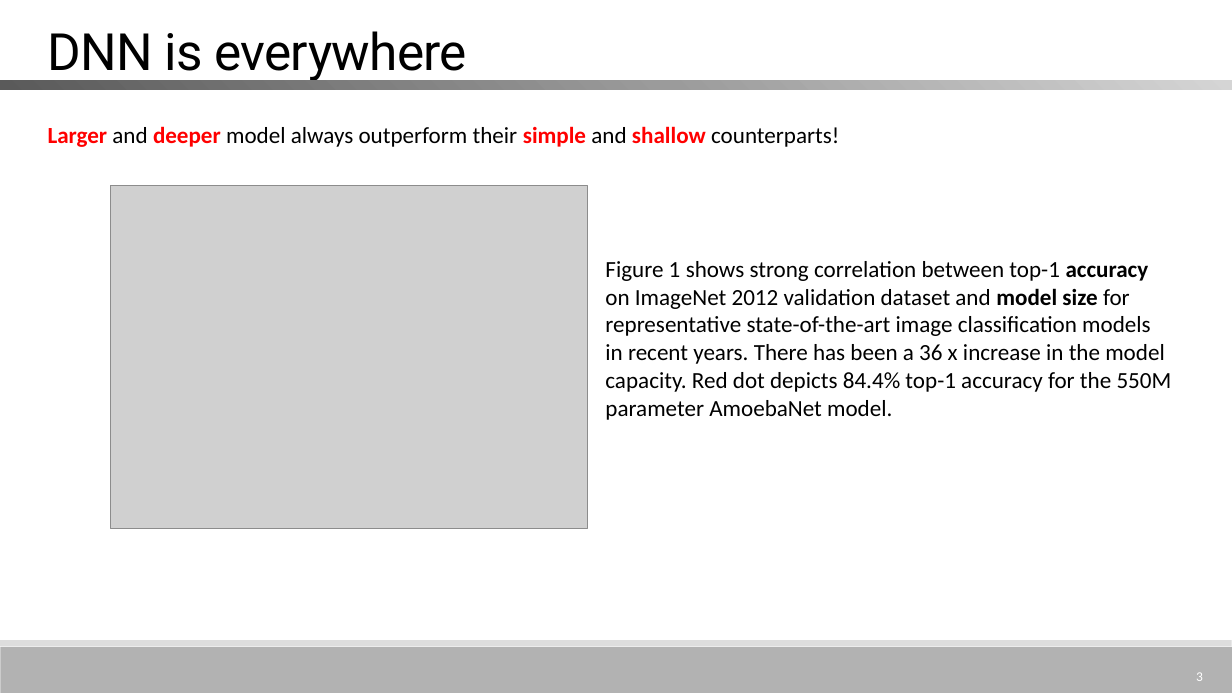
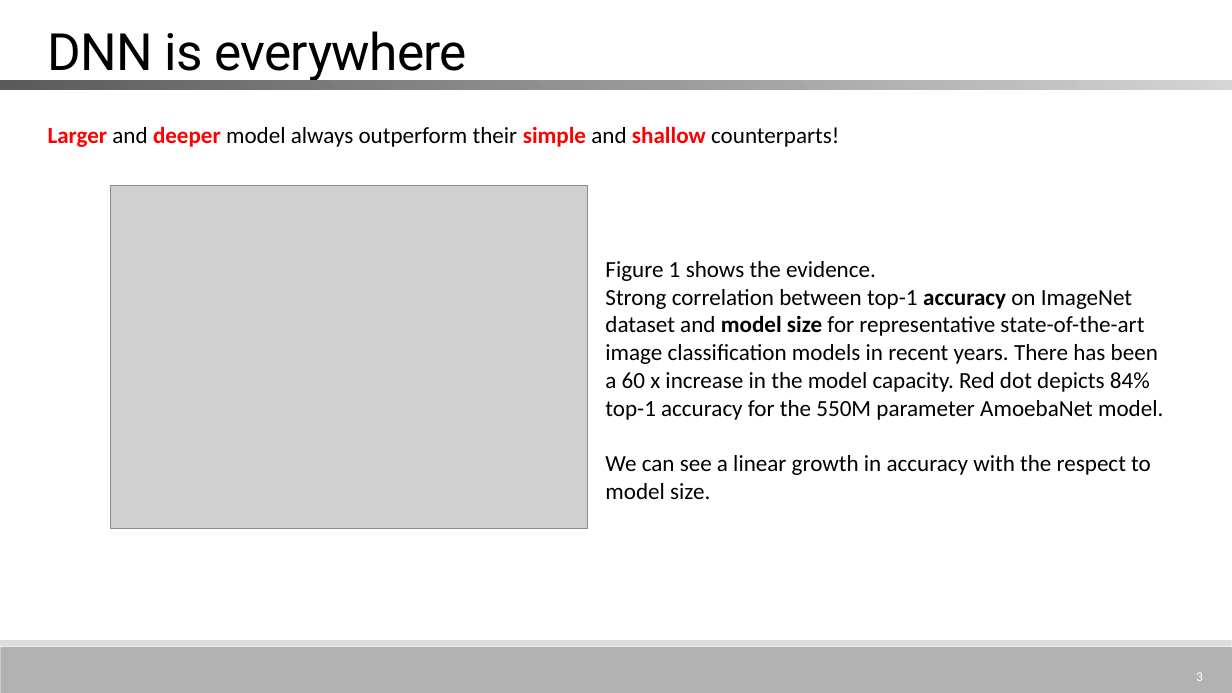
Before and after one commit to MitchellX/RecordCommand, a slide deck: slide 3 of GPipe.pptx. Drawn at 1232x693 pixels with LibreOffice and Linux fonts; fonts in the diff are those of the drawing; grey boxes stand for pictures. Boxes give left, top, right and bottom in pixels: in the first picture for what was removed or moved away, otherwise in the second. Text is boxed around its words. In the diff, an @@ line names an element or a change of style, - is before the commit and + after.

```diff
--- a/GPipe.pptx
+++ b/GPipe.pptx
@@ text at bbox=[605, 261, 1163, 499]: text changed @@
-Figure 1 shows strong correlation between top-1 accuracy on ImageNet 2012 validation dataset and model size for representative state-of-the-art image classification models in recent years. There has been a 36 x increase in the model capacity. Red dot depicts 84.4% top-1 accuracy for the 550M parameter AmoebaNet model.
+Figure 1 shows the evidence.
+Strong correlation between top-1 accuracy on ImageNet dataset and model size for representative state-of-the-art image classification models in recent years. There has been a 60 x increase in the model capacity. Red dot depicts 84% top-1 accuracy for the 550M parameter AmoebaNet model.
+We can see a linear growth in accuracy with the respect to model size.
```
Also in this commit, not shown: 10 other slides changed, 17 slides added, 12 slides removed.
